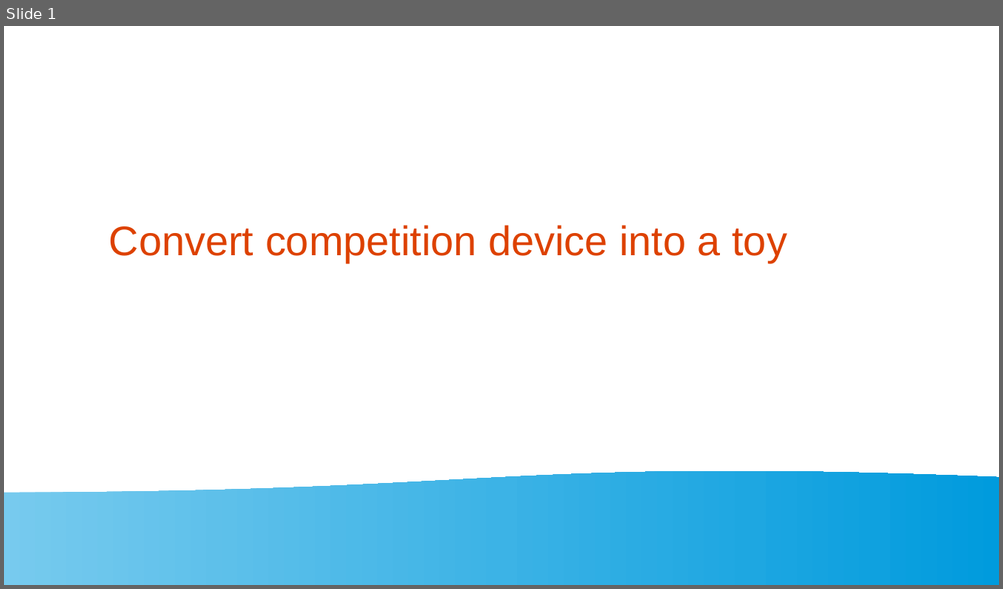
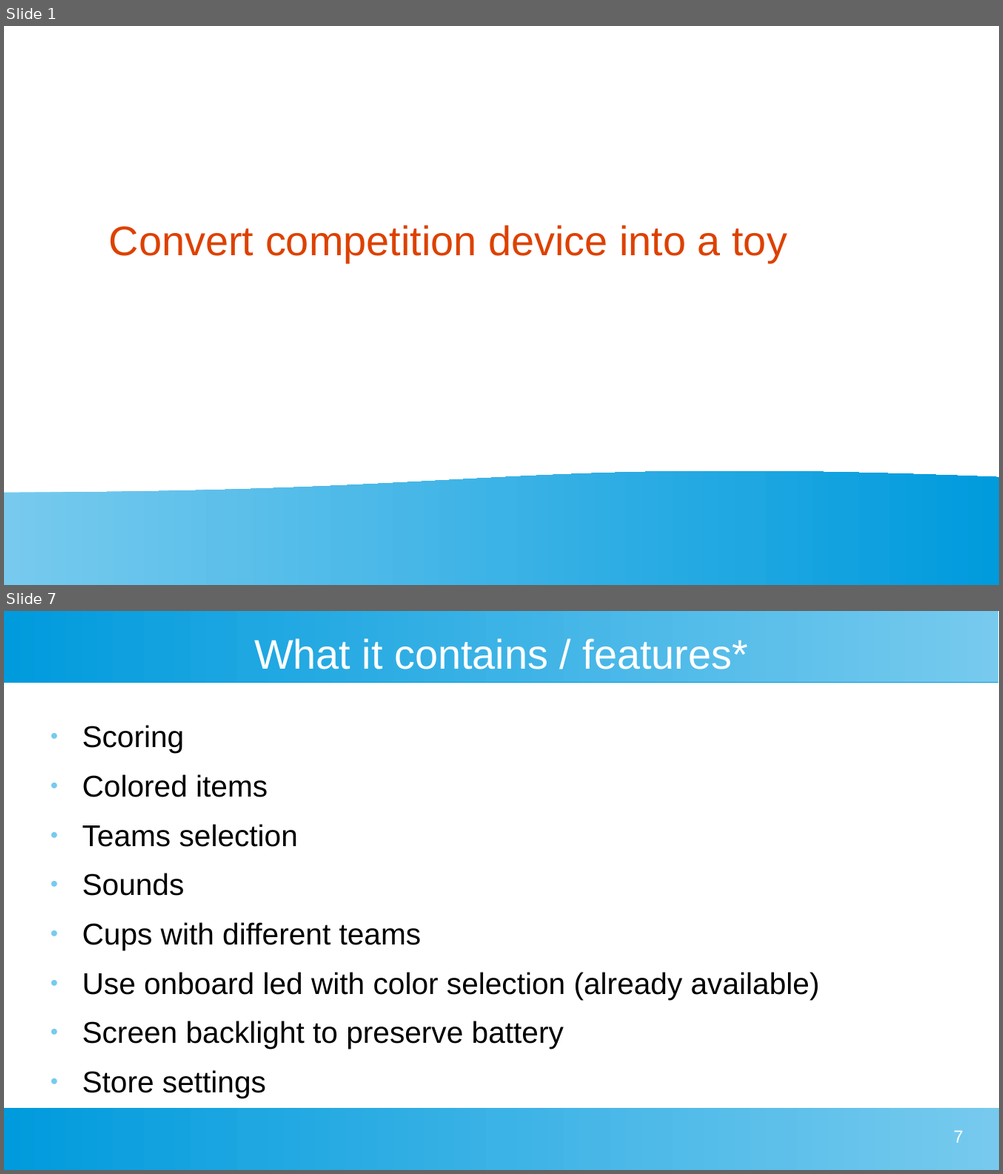
Before and after one commit to jingl3s/nsec-badge-display-other, a slide deck: medias/presentation.odp. Shown one above the other, each under a label of ours: slide 1 before the commit, slides 1 and 7 after it; the slides between them are not shown. The pictures are 1003x589 and 1003x1174 pixels, drawn with LibreOffice and Linux fonts; fonts in the diff are those of the drawing. Boxes give left, top, right and bottom in pixels: in the first picture for what was removed or moved away, otherwise in the second. Text is boxed around its words. In the diff, an @@ line names an element or a change of style, - is before the commit and + after.

```diff
--- a/medias/presentation.odp
+++ b/medias/presentation.odp
@@ slide 7 added at (4,611,999,1170), background #FFFFFF @@
@@ rectangle added at (4,611,999,682), fill gradient #77CAEE to #75C9EE to #73C9ED to #71C8ED to #6FC7ED to #6EC6ED @@
@@ title added at (254,638,748,669), 33 pt, text #FFFFFF @@
+What it contains / features*
@@ text added at (82,725,819,1049), 24 pt, text #000000 @@
+● Scoring
+● Colored items
+● Teams selection
+● Sounds
+● Cups with different teams
+● Use onboard led with color selection (already available)
+● Screen backlight to preserve battery
+● Store settings
@@ rectangle added at (4,1108,999,1170), fill gradient #77CAEE to #75C9EE to #73C9ED to #71C8ED to #6FC7ED to #6EC6ED @@
@@ page number added at (953,1130,963,1143), 14 pt, text #FFFFFF @@
+7
```
Also in this commit, not shown: 4 slides changed, 8 other slides added, 4 other files.
